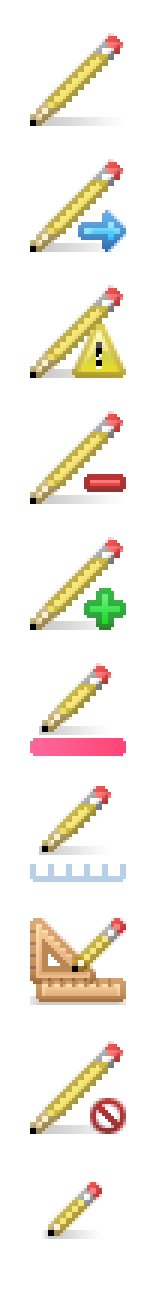
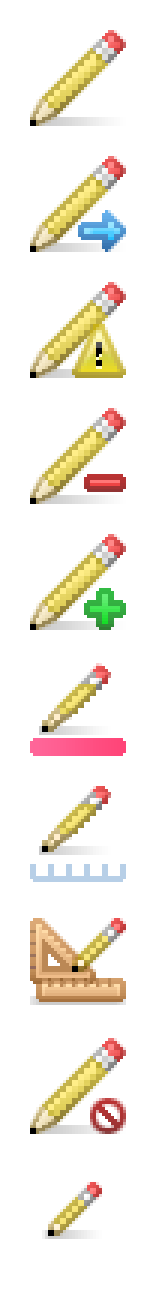
Revision of a layered 156 × 1290 image; what changed, layer by layer:
painted on "adjust" (1st of 3, in "pencil" › "-") over left=36, top=54, right=108, bottom=120
added layer "adjust" (2nd of 3, in "pencil" › "-") in group "-" over left=48, top=36, right=114, bottom=108
painted on "background" (1st of 20, in "pencil" › "-") over left=108, top=36, right=120, bottom=48
painted on "background" (2nd of 20, in "pencil" › "-") over left=96, top=42, right=114, bottom=60
painted on "background" (3rd of 20, in "pencil" › "-") over left=48, top=54, right=108, bottom=108
painted on "background" (4th of 20, in "pencil" › "-") over left=36, top=102, right=54, bottom=120
painted on "mask" (1st of 2, in "pencil" › "-") over left=36, top=102, right=60, bottom=120
painted on "outline" (1st of 21, in "pencil" › "-") over left=102, top=30, right=126, bottom=54
painted on "outline" (2nd of 21, in "pencil" › "-") over left=90, top=39, right=117, bottom=66
painted on "outline" (3rd of 21, in "pencil" › "-"), masked it over left=42, top=48, right=108, bottom=108
painted on "outline" (4th of 21, in "pencil" › "-"), masked it over left=30, top=54, right=108, bottom=126
added layer "outline" (5th of 21, in "pencil" › "-") in group "-" over left=30, top=96, right=60, bottom=126
painted on "shadow" (1st of 6, in "pencil" › "-") over left=39, top=117, right=57, bottom=126
painted on "copy" (2nd of 4, in "pencil") over left=30, top=156, right=126, bottom=630
painted on "copy" (4th of 4, in "pencil" › "slash") over left=30, top=1038, right=126, bottom=1134
painted on "shadow" (5th of 6, in "pencil" › "slash") over left=39, top=1125, right=57, bottom=1134
